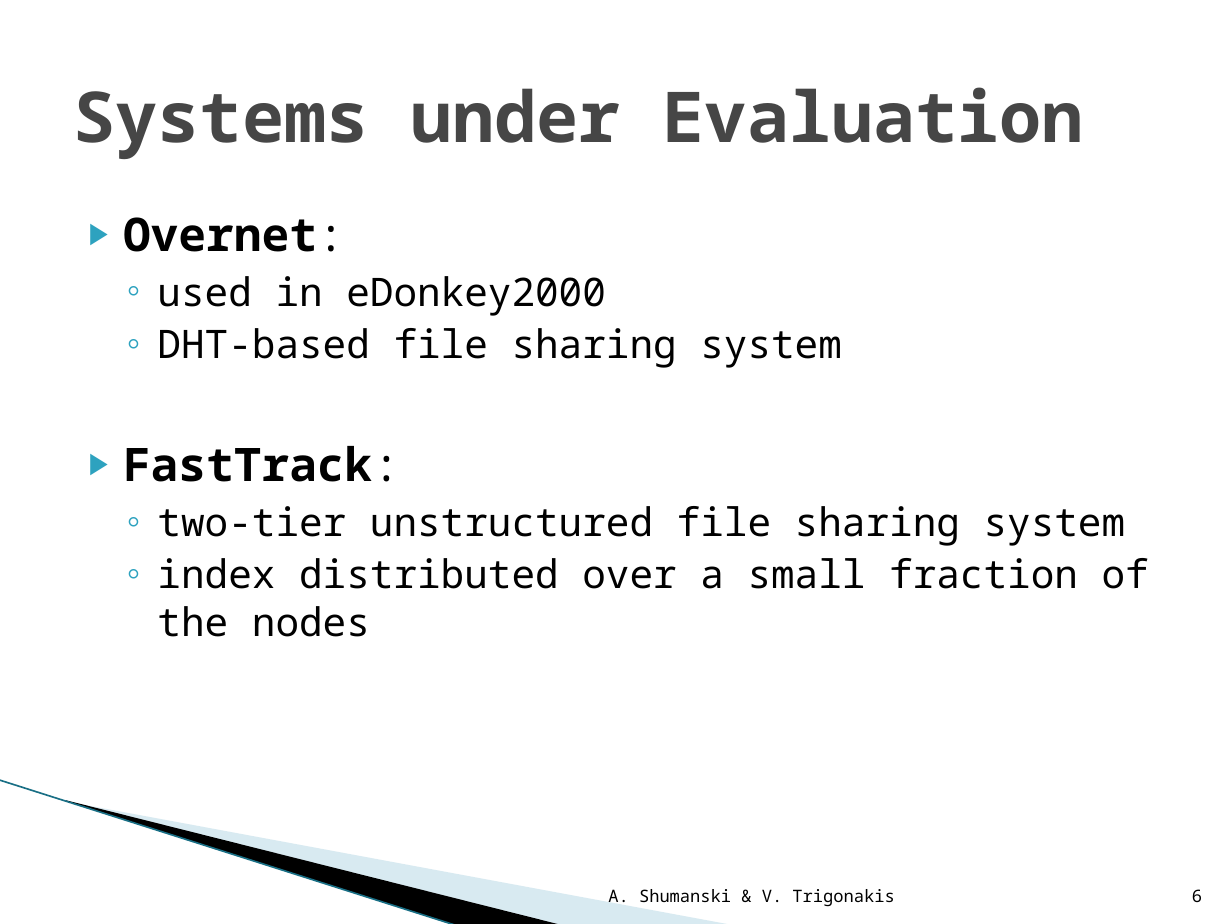
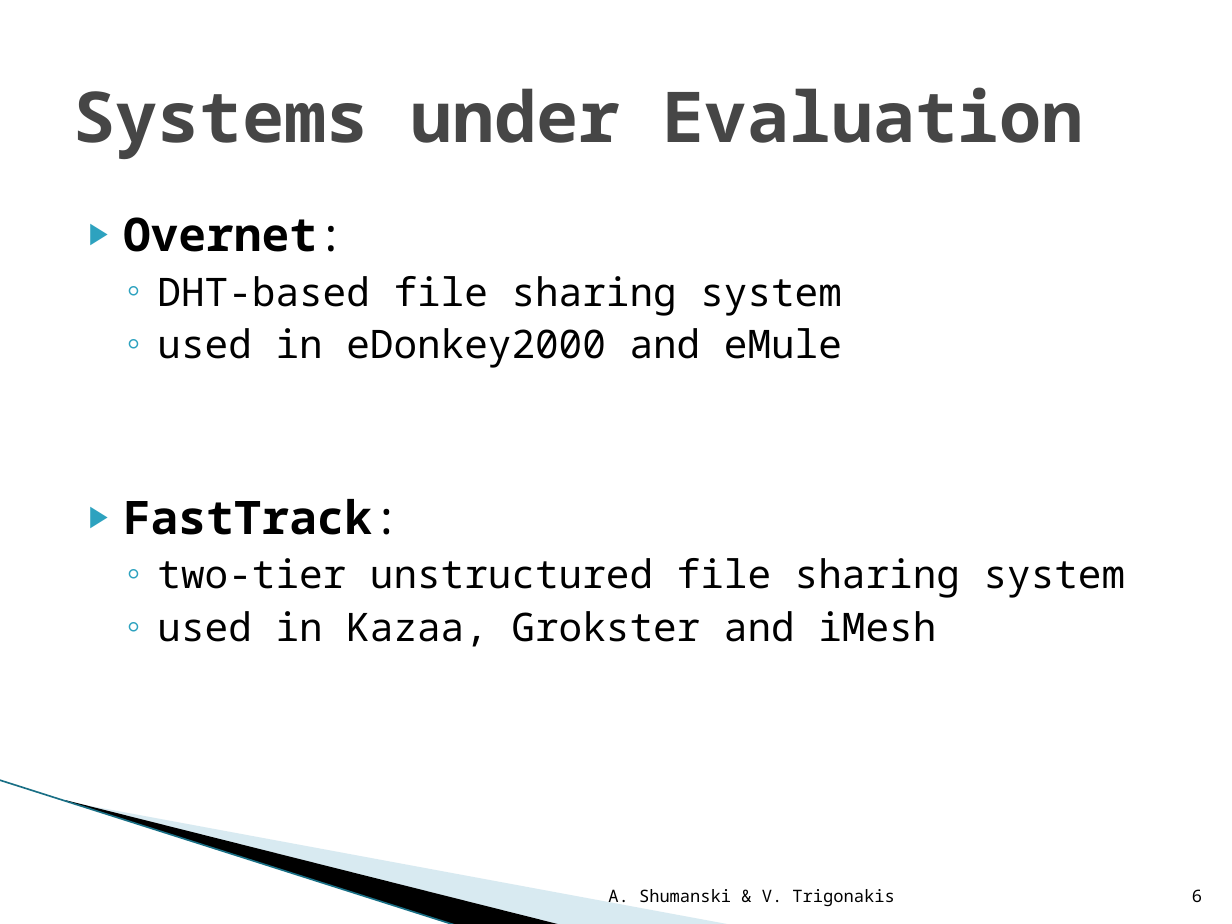
Before and after one commit to WinLAFS/kthsedsav, a slide deck: slide 6 of P2P/labs/documents/presentation/The Index Poisoning Attack in P2P File Sharing.pptx. Drawn at 1232x924 pixels with LibreOffice and Linux fonts; fonts in the diff are those of the drawing; background and template pictures are left out. Boxes give left, top, right and bottom in pixels: in the first picture for what was removed or moved away, otherwise in the second. Text is boxed around its words. In the diff, an @@ line names an element or a change of style, - is before the commit and + after.

```diff
--- a/P2P/labs/documents/presentation/The Index Poisoning Attack in P2P File Sharing.pptx
+++ b/P2P/labs/documents/presentation/The Index Poisoning Attack in P2P File Sharing.pptx
@@ text at (x1=157, y1=276, x2=606, y2=316): paragraph removed @@
-  ◦ used in eDonkey2000
@@ text at (x1=157, y1=328, x2=842, y2=368): paragraph added @@
+  ◦ used in eDonkey2000 and eMule
@@ text at (x1=157, y1=611, x2=936, y2=647): text changed @@
-  ◦ index distributed over a small fraction of the nodes
+  ◦ used in Kazaa, Grokster and iMesh
```
Also in this commit, not shown: 17 other slides changed, 1 slide added, 2 other files.
